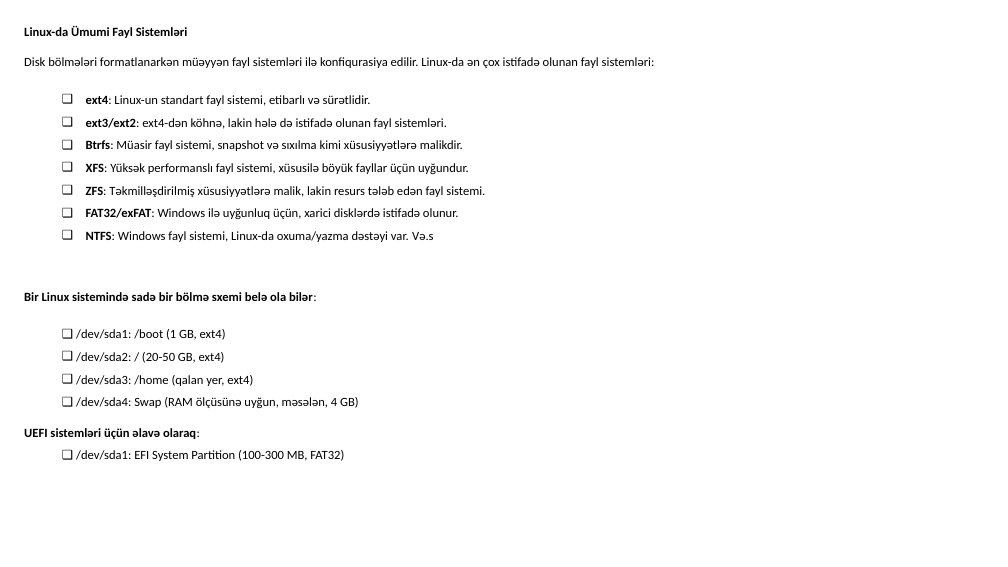
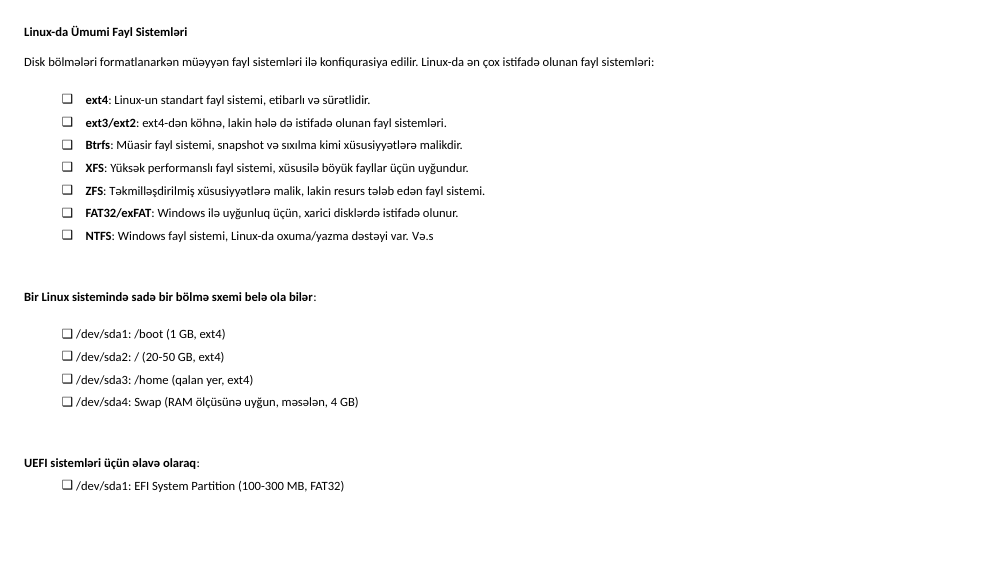
Before and after one commit to codeurient/DevOps, a slide deck: slide 40 of .lessons/1 operating systems/1 linux/1.pptx (slide 38 before the commit). Drawn at 1008x567 pixels with LibreOffice and Linux fonts; fonts in the diff are those of the drawing. Boxes give left, top, right and bottom in pixels: in the first picture for what was removed or moved away, otherwise in the second. Text is boxed around its words. In the diff, an @@ line names an element or a change of style, - is before the commit and + after.

```diff
--- a/.lessons/1 operating systems/1 linux/1.pptx
+++ b/.lessons/1 operating systems/1 linux/1.pptx
@@ text "Linux-da Ümumi Fayl Sistemləri" rewrapped from <box>24,26,655,461</box> to <box>24,26,655,492</box> @@
```
Also in this commit, not shown: 1 other slide changed, 3 slides added, 2 slides removed, 1 other file.
